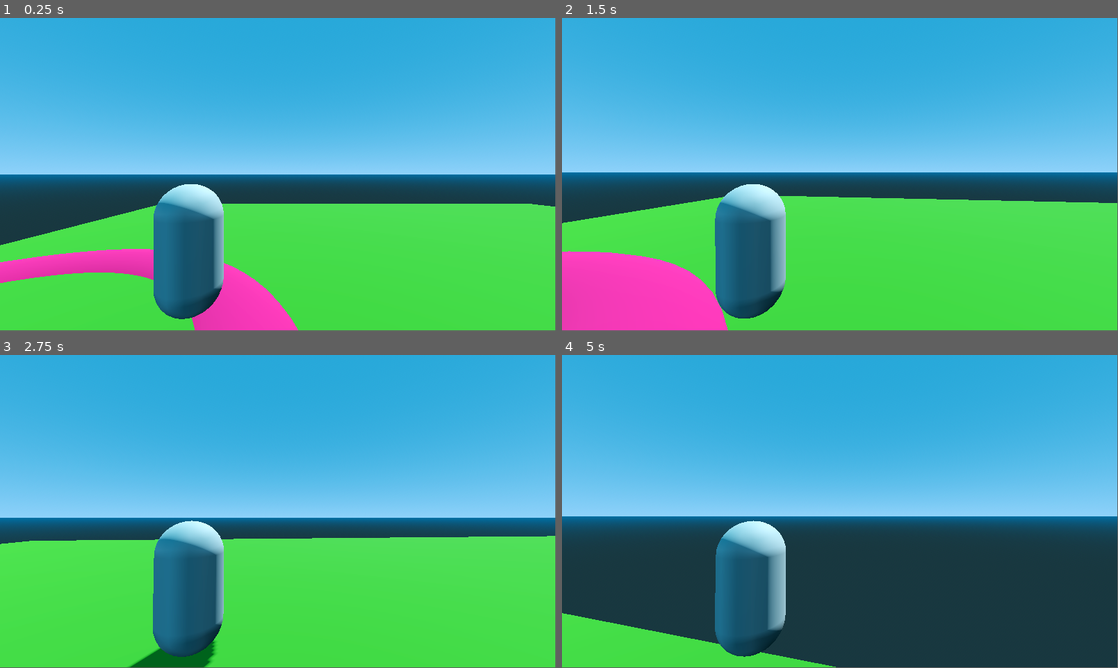
Above: before the commit, frames 1-4 (two rows, left to right).
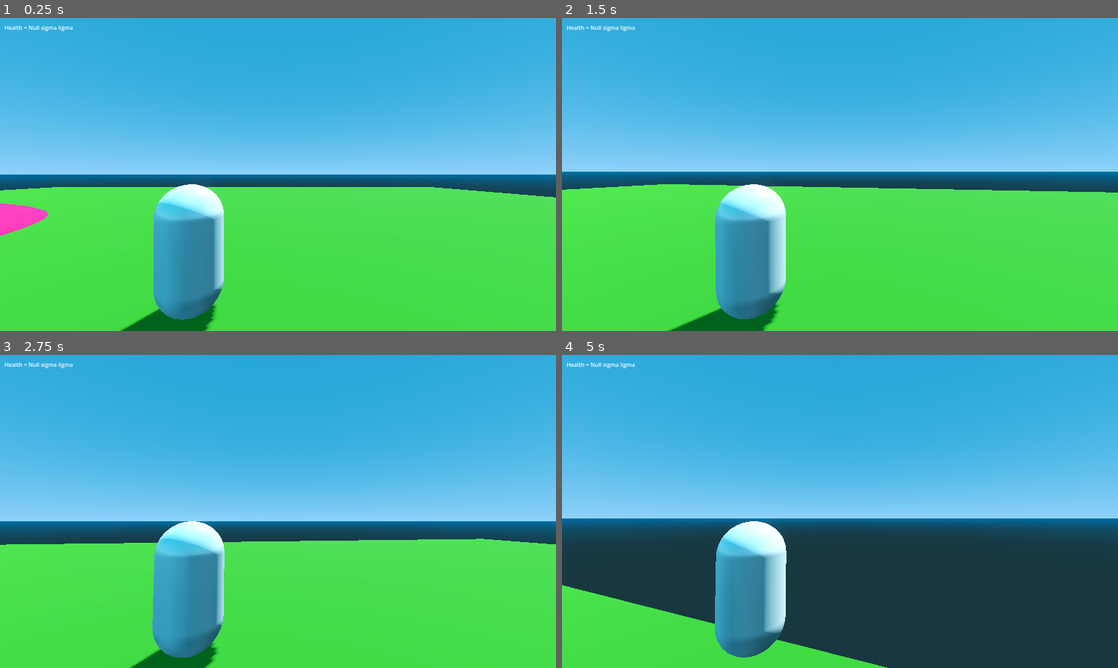
Above: after the commit, the same moments.

Repository: RandomArbitrary1/RandomArbitrary1
Game: Godot game, scene res://assets/main_scene.tscn
Two runs of this game, one before a commit and one after it. Both use one fixed random seed, a clock stepped at 60 frames per second and the inputs below.
Inputs (mouse positions are in pixels of both pictures, inside the frame that each line leads up to):
- Up to frame 1 (0.25 s): no input
- Up to frame 2 (1.5 s): tap Enter (ui_accept) at 0.5, 0.77 s; move the mouse to (867, 171) at 0.52 s; hold W (up) from 0.53 s (still down); move the mouse to (812, 174) at 1.27 s
- Up to frame 3 (2.75 s): keep holding W (up); tap Enter (ui_accept) at 1.52 s; move the mouse to (289, 505) at 2.02 s
- Up to frame 4 (5 s): keep holding W (up); move the mouse to (834, 514) at 2.77 s; tap Enter (ui_accept) at 3.02, 3.77, 4.52 s; move the mouse to (878, 514) at 3.52 s; move the mouse to (795, 508) at 4.27 s
In our replay, the window is 799x449 before the commit and 800x450 after it. These sizes can differ from the game's own. Grey fills any space a smaller window leaves; there, only what the larger window draws over its background counts as a difference.

The runs differ from the first frame. In frame 1, 16% of the frame differs, in the area x 0-100%, y 0-100%; in frame 2, 16%; in frame 3, 8.0%; in frame 4, 8.7%.

Commit message:
added hud

Diff:
--- a/assets/entities/main_character/player.tscn
+++ b/assets/entities/main_character/player.tscn
@@ -1,8 +1,13 @@
 [gd_scene format=3 uid="uid://qotj2tagmijk"]
 
 [ext_resource type="Script" uid="uid://b5pge1x1t7ar8" path="res://assets/entities/main_character/player.gd" id="1_hwog1"]
+[ext_resource type="AudioStream" uid="uid://befi7a0xwl4ax" path="res://assets/sfx/step.mp3" id="2_4ufk5"]
 
 [sub_resource type="CapsuleShape3D" id="CapsuleShape3D_qte20"]
+
+[sub_resource type="StandardMaterial3D" id="StandardMaterial3D_hwog1"]
+metallic = 0.4
+roughness = 0.11
 
 [sub_resource type="CapsuleMesh" id="CapsuleMesh_sh265"]
 
@@ -13,6 +18,7 @@
 shape = SubResource("CapsuleShape3D_qte20")
 
 [node name="MeshInstance3D" type="MeshInstance3D" parent="." unique_id=1039373871]
+material_override = SubResource("StandardMaterial3D_hwog1")
 mesh = SubResource("CapsuleMesh_sh265")
 
 [node name="CameraPivot" type="Node3D" parent="." unique_id=1189282736]
@@ -22,3 +28,9 @@
 
 [node name="Camera3D" type="Camera3D" parent="CameraPivot/CameraArm" unique_id=451734283]
 transform = Transform3D(1, 0, 0, 0, 1, 0, 0, 0, 1, 0.18665898, 0.6754699, 1.3875456)
+
+[node name="sounds" type="Node" parent="." unique_id=657052960]
+
+[node name="step" type="AudioStreamPlayer3D" parent="sounds" unique_id=1772775622]
+stream = ExtResource("2_4ufk5")
+bus = &"Sounds"
--- a/assets/main_scene.tscn
+++ b/assets/main_scene.tscn
@@ -1,6 +1,7 @@
 [gd_scene format=3 uid="uid://cb5tltabg15vd"]
 
 [ext_resource type="PackedScene" uid="uid://qotj2tagmijk" path="res://assets/entities/main_character/player.tscn" id="1_ob7y1"]
+[ext_resource type="PackedScene" uid="uid://b2dfqinja0qn2" path="res://assets/ui/health.tscn" id="2_ivrm4"]
 
 [sub_resource type="ProceduralSkyMaterial" id="ProceduralSkyMaterial_ob7y1"]
 sky_top_color = Color(0.14090696, 0.5179994, 0.73561186, 1)
@@ -44,18 +45,22 @@
 
 [node name="World" type="Node3D" unique_id=1406768218]
 
+[node name="CanvasLayer" type="CanvasLayer" parent="." unique_id=273672719]
+
+[node name="Hud" parent="CanvasLayer" unique_id=2090949931 instance=ExtResource("2_ivrm4")]
+
 [node name="WorldEnvironment" type="WorldEnvironment" parent="." unique_id=1102092192]
 environment = SubResource("Environment_p2g8j")
 
 [node name="DirectionalLight3D" type="DirectionalLight3D" parent="." unique_id=460999125]
-transform = Transform3D(-0.8660254, -0.43301278, 0.25, 0, 0.49999997, 0.86602545, -0.50000006, 0.75, -0.43301266, 0, 0, 0)
+transform = Transform3D(-0.8660254, -0.43301278, 0.25, 0, 0.49999997, 0.86602545, -0.50000006, 0.75, -0.43301266, 0, 16.2913, 0)
 shadow_enabled = true
 
 [node name="Player" parent="." unique_id=1314012681 instance=ExtResource("1_ob7y1")]
-transform = Transform3D(1, 0, 0, 0, 1, 0, 0, 0, 1, -0.076886654, 4.473858, 0.02132845)
+transform = Transform3D(1, 0, 0, 0, 1, 0, 0, 0, 1, -0.076886654, 1.4203556, 0.02132845)
 
 [node name="donut" type="MeshInstance3D" parent="." unique_id=1626947363]
-transform = Transform3D(12.04, 0, 0, 0, 12.04, 0, 0, 0, 12.04, -8.028445, -2.3645582, 0)
+transform = Transform3D(12.04, 0, 0, 0, 12.04, 0, 0, 0, 12.04, -18.304403, -2.3645582, 0)
 material_override = SubResource("StandardMaterial3D_ob7y1")
 mesh = SubResource("TorusMesh_ivrm4")
 
@@ -74,7 +79,7 @@
 shape = SubResource("ConvexPolygonShape3D_n5yp7")
 
 [node name="grass plane" type="MeshInstance3D" parent="." unique_id=2034678575]
-transform = Transform3D(32, 0, 0, 0, 32, 0, 0, 0, 32, 13.175305, 0.19070697, 0)
+transform = Transform3D(32, 0, 0, 0, 32, 0, 0, 0, 32, -4.502549, 0.19070697, 0)
 material_override = SubResource("StandardMaterial3D_ivrm4")
 mesh = SubResource("PlaneMesh_p2g8j")
 
--- /dev/null
+++ b/assets/ui/health.tscn
@@ -0,0 +1,11 @@
+[gd_scene format=3 uid="uid://b2dfqinja0qn2"]
+
+[node name="Hud" type="Node2D" unique_id=2090949931]
+
+[node name="RichTextLabel" type="RichTextLabel" parent="." unique_id=200736574]
+offset_left = 12.585503
+offset_top = 15.5950775
+offset_right = 479.98633
+offset_bottom = 159.45009
+text = "Health = Null sigma ligma
+"
--- /dev/null
+++ b/default_bus_layout.tres
@@ -0,0 +1,23 @@
+[gd_resource type="AudioBusLayout" format=3 uid="uid://dnd511fb4jga"]
+
+[sub_resource type="AudioEffectReverb" id="AudioEffectReverb_j3pel"]
+resource_name = "Reverb"
+room_size = 1.0
+damping = 1.0
+wet = 0.06
+
+[resource]
+bus/1/name = &"Sounds"
+bus/1/solo = false
+bus/1/mute = false
+bus/1/bypass_fx = false
+bus/1/volume_db = 0.0
+bus/1/send = &"Master"
+bus/1/effect/0/effect = SubResource("AudioEffectReverb_j3pel")
+bus/1/effect/0/enabled = true
+bus/2/name = &"Music"
+bus/2/solo = false
+bus/2/mute = false
+bus/2/bypass_fx = false
+bus/2/volume_db = 0.0
+bus/2/send = &"Master"
--- a/project.godot
+++ b/project.godot
@@ -14,6 +14,12 @@
 run/main_scene="uid://cb5tltabg15vd"
 config/features=PackedStringArray("4.6", "Forward Plus")
 config/icon="res://icon.svg"
+
+[display]
+
+window/size/viewport_width=1600
+window/size/viewport_height=900
+window/vsync/vsync_mode=0
 
 [input]
 
Not shown, added: assets/sfx/jump.mp3.import
Not shown, added: assets/sfx/step.mp3.import
Not shown, added: assets/sfx/jump.mp3
Not shown, added: assets/sfx/step.mp3
